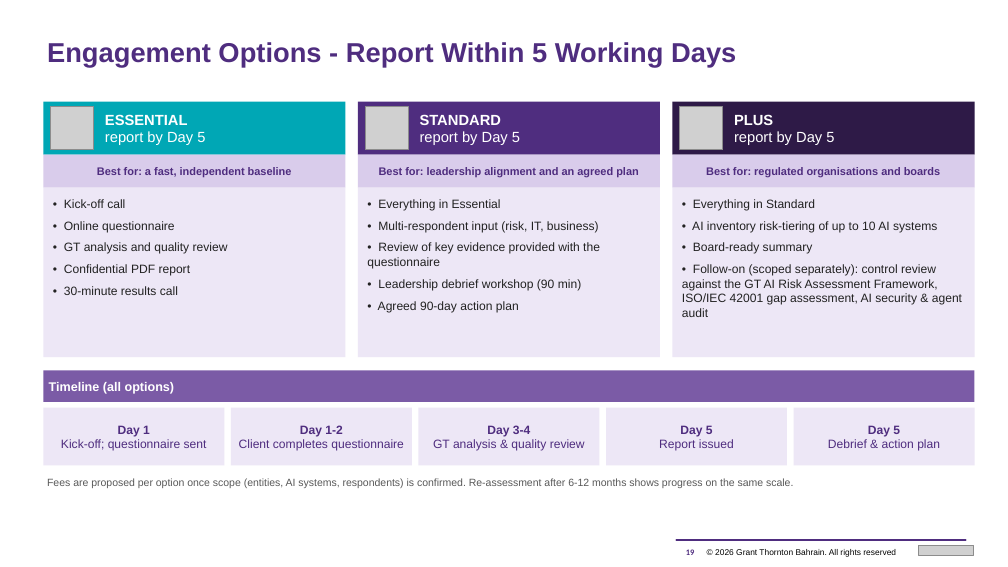
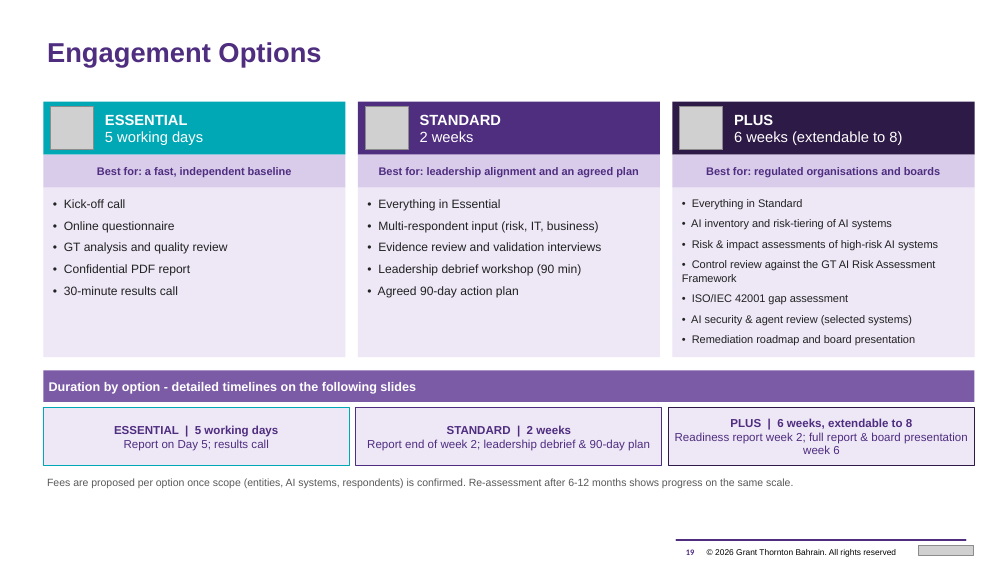
Before and after one commit to mahekdevangtrivedi-wq/GT-AI-Service-Line, a slide deck: slide 19 of 01_AI_Governance_Risk_Compliance/1.3_AI_Readiness_Assessment_Tool/GT_AI_Readiness_Assessment_Proposal.pptx. Drawn at 1008x567 pixels with LibreOffice and Linux fonts; fonts in the diff are those of the drawing; grey boxes stand for pictures. Boxes give left, top, right and bottom in pixels: in the first picture for what was removed or moved away, otherwise in the second. Text is boxed around its words. In the diff, an @@ line names an element or a change of style, - is before the commit and + after.

```diff
--- a/01_AI_Governance_Risk_Compliance/1.3_AI_Readiness_Assessment_Tool/GT_AI_Readiness_Assessment_Proposal.pptx
+++ b/01_AI_Governance_Risk_Compliance/1.3_AI_Readiness_Assessment_Tool/GT_AI_Readiness_Assessment_Proposal.pptx
@@ text at (47,42,321,67): text changed @@
-Engagement Options - Report Within 5 Working Days
+Engagement Options
@@ text at (105,131,203,145): text changed @@
-report by Day 5
+5 working days
@@ text at (420,131,474,142): text changed @@
-report by Day 5
+2 weeks
@@ text at (734,131,902,145): text changed @@
-report by Day 5
+6 weeks (extendable to 8)
@@ text at (692,199,802,209): size 11.5 to 10.5 pt in "• Everything in Standard" @@
@@ text at (682,219,938,346): text changed; size 11.5 to 10.5 pt @@
-• AI inventory risk-tiering of up to 10 AI systems
-• Board-ready summary
-• Follow-on (scoped separately): control review against the GT AI Risk Assessment Framework, ISO/IEC 42001 gap assessment, AI security & agent audit
+• AI inventory and risk-tiering of AI systems
+• Risk & impact assessments of high-risk AI systems
+• Control review against the GT AI Risk Assessment Framework
+• ISO/IEC 42001 gap assessment
+• AI security & agent review (selected systems)
+• Remediation roadmap and board presentation
@@ text at (378,242,602,251): text changed @@
-• Review of key evidence provided with the questionnaire
+• Evidence review and validation interviews
@@ text in rectangle at (49,382,416,394): text changed @@
-Timeline (all options)
+Duration by option - detailed timelines on the following slides
@@ rectangle removed at (43,408,224,466) @@
-Day 1
-Kick-off; questionnaire sent
@@ rectangle added at (43,408,349,466), fill #EDE7F6, outline #00A7B5 1 pt, 11 pt, text #4F2D7F @@
+ESSENTIAL | 5 working days
+Report on Day 5; results call
@@ rectangle removed at (231,408,411,466) @@
-Day 1-2
-Client completes questionnaire
@@ rectangle added at (356,408,662,466), fill #EDE7F6, outline #4F2D7F 1 pt, 11 pt, text #4F2D7F @@
+STANDARD | 2 weeks
+Report end of week 2; leadership debrief & 90-day plan
@@ rectangle removed at (419,408,600,466) @@
-Day 3-4
-GT analysis & quality review
@@ rectangle removed at (606,408,787,466) @@
-Day 5
-Report issued
@@ rectangle added at (668,408,975,466), fill #EDE7F6, outline #2E1A47 1 pt, 11 pt, text #4F2D7F @@
+PLUS | 6 weeks, extendable to 8
+Readiness report week 2; full report & board presentation week 6
@@ rectangle removed at (794,408,975,466) @@
-Day 5
-Debrief & action plan
```
Also in this commit, not shown: 3 other slides changed, 3 slides added, 5 other files.
